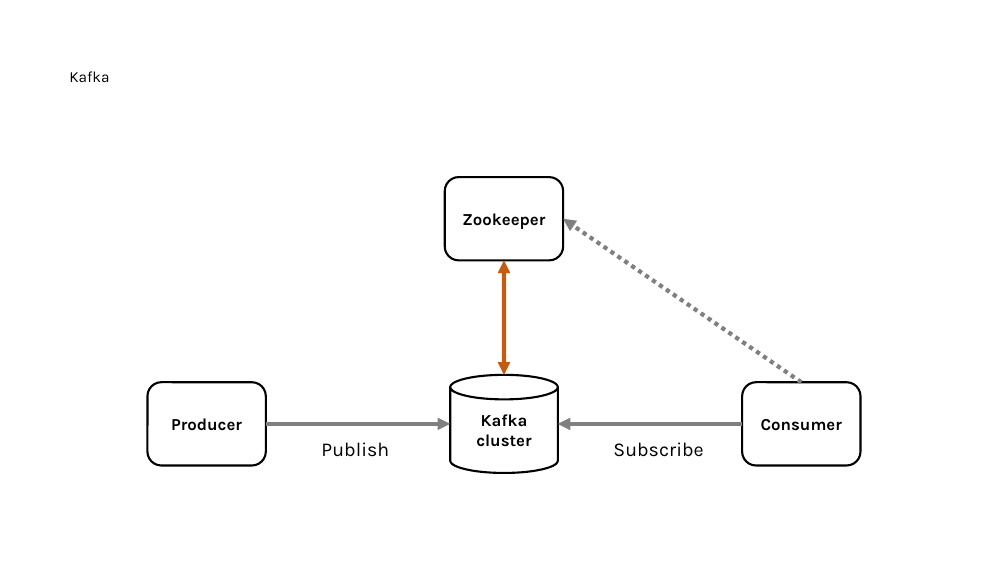
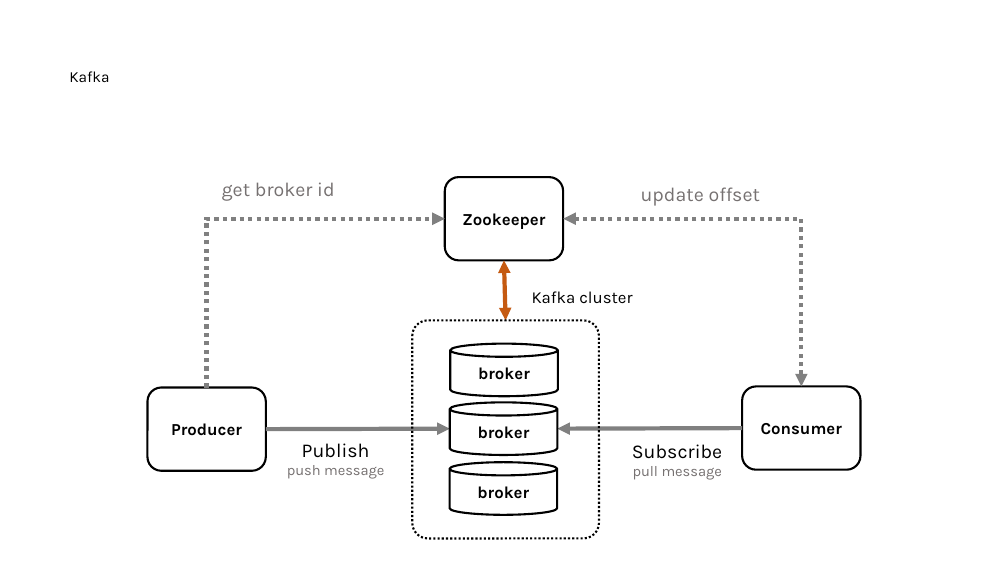
Before and after one commit to nayasis/fastcampus-hyper-webflux, a slide deck: slide 18 of 99.ppt/[Ch4-8. 결제 서비스 기능확장.pptx (slide 22 before the commit). Drawn at 1008x567 pixels with LibreOffice and Linux fonts; fonts in the diff are those of the drawing; background and template pictures are left out. Boxes give left, top, right and bottom in pixels: in the first picture for what was removed or moved away, otherwise in the second. Text is boxed around its words. In the diff, an @@ line names an element or a change of style, - is before the commit and + after.

Commit message:
Kafka 강의 스크립트 추가

```diff
--- a/99.ppt/[Ch4-8. 결제 서비스 기능확장.pptx
+++ b/99.ppt/[Ch4-8. 결제 서비스 기능확장.pptx
@@ text added at box(222, 182, 334, 201), 14 pt, text #767171 @@
+get broker id
@@ text added at box(641, 187, 760, 206), 14 pt, text #767171 @@
+update offset
@@ elbow arrow added from (207, 387) to (445, 219), #808080 3 pt dashed @@
@@ arrow moved from (801, 382) - (563, 219) to (801, 386) - (563, 219) @@
@@ arrow (801, 386) - (563, 219): arrow to elbow double arrow @@
@@ double arrow moved from (504, 375) - (504, 260) to (506, 321) - (504, 260) @@
@@ text "Kafka cluster": place and size @@
-text "Kafka cluster" at box(451, 375, 558, 473)
+text "Kafka cluster" at box(532, 291, 632, 304)
@@ text "Kafka cluster" at box(532, 291, 632, 304): vertical alignment middle to top; outline #000000 1.5 pt to none @@
@@ text at box(532, 291, 632, 304): text changed; bold off @@
-Kafka
-cluster
+Kafka cluster
@@ rounded rectangle added at box(412, 321, 599, 538), outline #000000 1.5 pt dashed @@
@@ cylinder added at box(451, 344, 558, 396), outline #000000 1.5 pt, 12 pt, text #000000, bold @@
+broker
@@ cylinder added at box(450, 402, 557, 455), outline #000000 1.5 pt, 12 pt, text #000000, bold @@
+broker
@@ 2 rounded rectangles, 2 arrows: place and size @@
-2 rounded rectangles, 2 arrows at box(147, 382, 860, 466)
+2 rounded rectangles, 2 arrows at box(147, 386, 860, 471)
@@ text "Publish": place and size @@
-text "Publish" at box(321, 442, 389, 457)
+text "Publish" at box(287, 443, 384, 479)
@@ text at box(302, 443, 370, 458): alignment left to centre @@
@@ text "Subscribe": place and size @@
-text "Subscribe" at box(613, 442, 703, 457)
+text "Subscribe" at box(632, 444, 722, 480)
@@ text at box(632, 444, 722, 459): alignment left to centre @@
@@ text at box(287, 465, 384, 479): paragraph added @@
+push message
@@ cylinder added at box(450, 463, 557, 515), outline #000000 1.5 pt, 12 pt, text #000000, bold @@
+broker
@@ text at box(633, 466, 722, 480): paragraph added @@
+pull message
```
Also in this commit, not shown: 12 other slides changed, 4 slides added.
